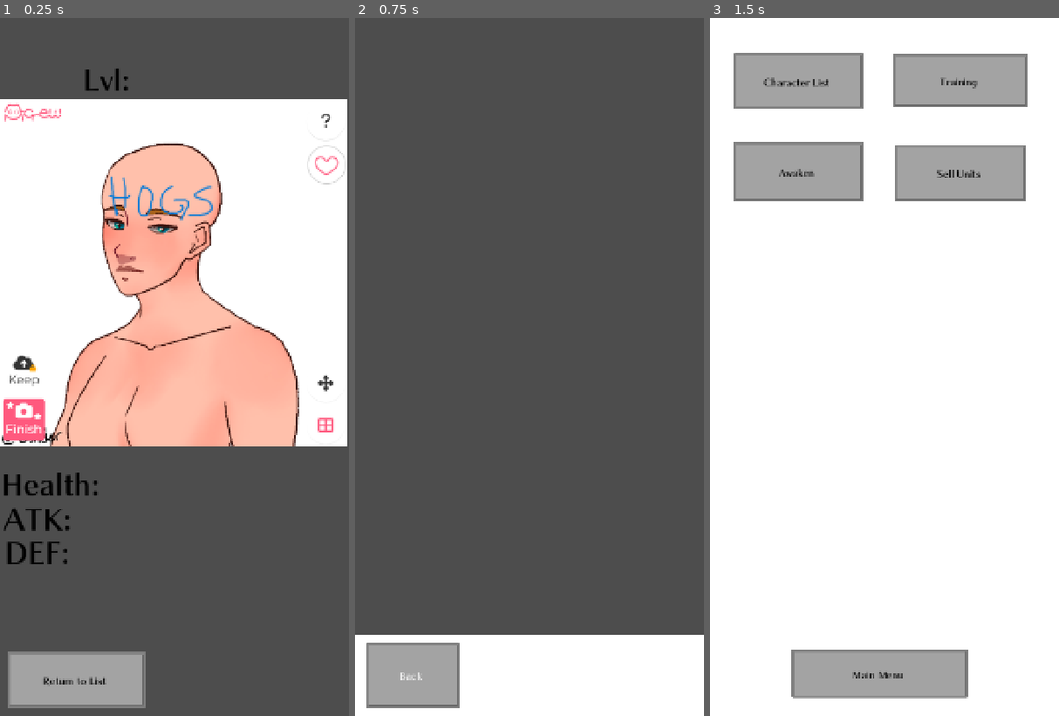
Above: before the commit, frames 1-3 (left to right).
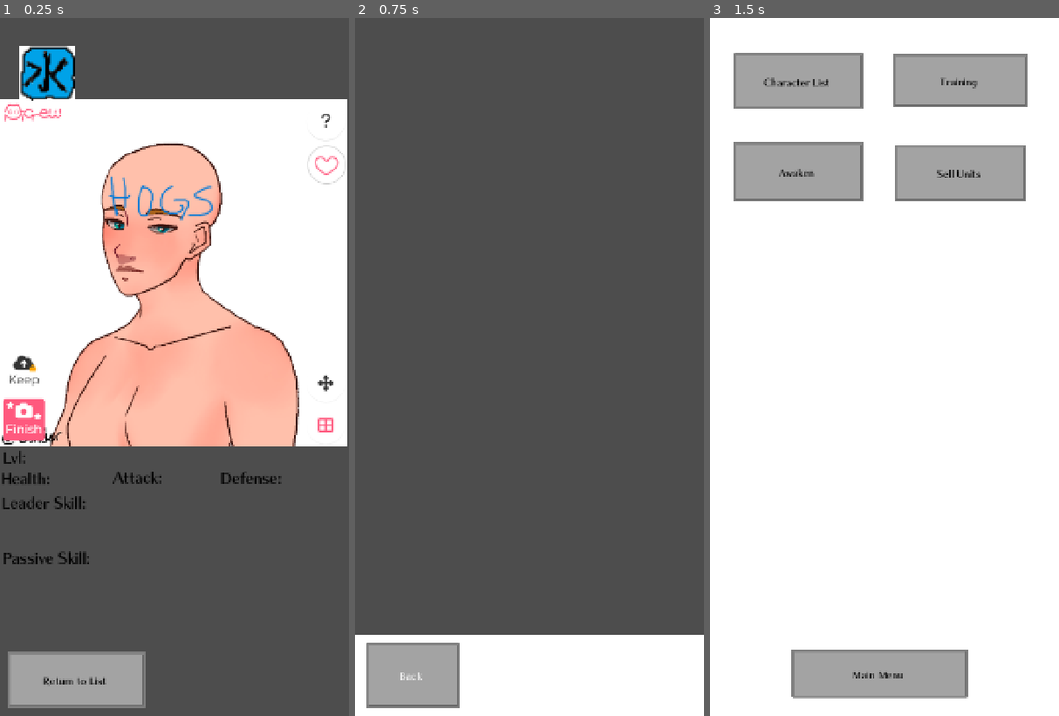
Above: after the commit, the same moments.

Repository: machina344/sixfold-gacha
Game: Godot game, scene res://scenes/characterInformation.tscn
The game is run twice, just before and just after one commit, with the same random seed, the same clock (stepped at 60 frames per second) and the same inputs. This scene is started directly instead of the project's main scene.
Inputs:
- Up to frame 1 (0.25 s): no input
- Up to frame 2 (0.75 s): click "Return to List" at 0.5 s
- Up to frame 3 (1.5 s): click "Back" at 1.25 s

The runs differ from the first frame. In frame 1, 2.6% of the frame differs, in the area x 0-81%, y 4-79%; in frame 2, nothing differs; in frame 3, nothing differs.
Error before the commit: Invalid access to property or key 'characterBox' on a base object of type 'Nil'. (res://scenes/character_information.gd:13)
Error after the commit: Invalid access to property or key 'characterBox' on a base object of type 'Nil'. (res://scenes/character_information.gd:18)

Commit message:
Character Information 2.0
Vastly improved the quality of the stats and added passive/leader skill sections into the character information sections of the character box. Added a new rarity. Added Hotdog Supreme, the only current Legendary Rare, for shits and giggles.

Diff:
--- a/resources/unitRegistry.gd
+++ b/resources/unitRegistry.gd
@@ -5,20 +5,21 @@
 
 # Unit Set 1
 
-var commonHogs = registerNew(Rarity.Rarity.COMMON, '30-50 Hogs', 1, 1, 0, 1, 1, 1, 8, 8, 8, 'Earth', 0, 0, 0, 0, 0, true, 9)
-var rareGuy = registerNew(Rarity.Rarity.RARE, 'Guy', 1, 1, 0, 1, 1, 1, 8, 8, 8, 'Wind', 0, 0, 0, 0, 0, true, 10)
-var rareBadGuy = registerNew(Rarity.Rarity.RARE, 'Bad Guy', 1, 1, 0, 1, 1, 1, 8, 8, 8, 'Fire', 0, 0, 0, 0, 0, true)
-var superRareUchihaAkira = registerNew(Rarity.Rarity.SUPER_RARE, 'Uchiha Akira', 1, 1, 0, 1, 1, 1, 8, 8, 8, 'Fire', 0, 0, 0, 0, 0, true)
-var superRareUchihaItami = registerNew(Rarity.Rarity.SUPER_RARE, 'Uchiha Itami', 1, 1, 0, 1, 1, 1, 8, 8, 8, 'Lightning', 0, 0, 0, 0, 0, true)
-var superRareSenjuTarashi = registerNew(Rarity.Rarity.SUPER_RARE, 'Senju Tarashi', 1, 1, 0, 1, 1, 1, 8, 8, 8, 'Earth', 0, 0, 0, 0, 0, true)
-var ultraRareUchihaSetsuna = registerNew(Rarity.Rarity.ULTRA_RARE, 'Uchiha Setsuna', 1, 1, 0, 1, 1, 1, 8, 8, 8, 'Fire', 0, 0, 0, 0, 0, true)
-var ultraRareHyugaHeika = registerNew(Rarity.Rarity.ULTRA_RARE, 'Hyuga Heika', 1, 1, 0, 1, 1, 1, 8, 8, 8, 'Earth', 0, 0, 0, 0, 0, true)
-var ultraRareHotdog = registerNew(Rarity.Rarity.ULTRA_RARE, 'Hotdog', 1, 1, 0, 1, 1, 1, 8, 8, 8, 'Water', 0, 0, 0, 0, 0, true)
+var commonHogs = registerNew(Rarity.Rarity.COMMON, '30-50 Hogs', 1, 1, 0, 1, 1, 1, 8, 8, 8, 'Earth', 'N/A', '+10% attack in combat', 0, 0, 0, 0, 0, true, 9)
+var rareGuy = registerNew(Rarity.Rarity.RARE, 'Guy', 1, 1, 0, 1, 1, 1, 8, 8, 8, 'Wind', 'N/A', '+10% attack in combat', 0, 0, 0, 0, 0, true, 10)
+var rareBadGuy = registerNew(Rarity.Rarity.RARE, 'Bad Guy', 1, 1, 0, 1, 1, 1, 8, 8, 8, 'Fire', 'N/A', '+10% attack in combat', 0, 0, 0, 0, 0, true)
+var superRareUchihaAkira = registerNew(Rarity.Rarity.SUPER_RARE, 'Uchiha Akira', 1, 1, 0, 1, 1, 1, 8, 8, 8, 'Fire', 'N/A', '+10% attack in combat', 0, 0, 0, 0, 0, true)
+var superRareUchihaItami = registerNew(Rarity.Rarity.SUPER_RARE, 'Uchiha Itami', 1, 1, 0, 1, 1, 1, 8, 8, 8, 'Lightning', 'N/A', '+10% attack in combat', 0, 0, 0, 0, 0, true)
+var superRareSenjuTarashi = registerNew(Rarity.Rarity.SUPER_RARE, 'Senju Tarashi', 1, 1, 0, 1, 1, 1, 8, 8, 8, 'Earth', 'N/A', '+10% attack in combat', 0, 0, 0, 0, 0, true)
+var ultraRareUchihaSetsuna = registerNew(Rarity.Rarity.ULTRA_RARE, 'Uchiha Setsuna', 1, 1, 0, 1, 1, 1, 8, 8, 8, 'Fire', 'N/A', '+10% attack in combat', 0, 0, 0, 0, 0, true)
+var ultraRareHyugaHeika = registerNew(Rarity.Rarity.ULTRA_RARE, 'Hyuga Heika', 1, 1, 0, 1, 1, 1, 8, 8, 8, 'Earth', 'N/A', '+10% attack in combat', 0, 0, 0, 0, 0, true)
+var ultraRareHotdog = registerNew(Rarity.Rarity.ULTRA_RARE, 'Hotdog', 1, 1, 0, 1, 1, 1, 8, 8, 8, 'Water', 'N/A', '+10% attack in combat', 0, 0, 0, 0, 0, true, 11)
 
 # Awakened Units for Set 1
 
-var rareHogs = registerNew(Rarity.Rarity.RARE, '30-50 Feral Hogs', 1, 1, 6, 2, 2, 2, 10, 10, 10, 'Earth', 0, 0, 0, 0, 0, false)
-var superRareGuy = registerNew(Rarity.Rarity.SUPER_RARE, 'Super Guy', 1, 1, 6, 2, 2, 2, 10, 10, 10, 'Wind', 0, 0, 0, 0, 0, false)
+var rareHogs = registerNew(Rarity.Rarity.RARE, '30-50 Feral Hogs', 1, 1, 6, 2, 2, 2, 10, 10, 10, 'Earth', 'N/A', '+10% attack in combat', 0, 0, 0, 0, 0, false)
+var superRareGuy = registerNew(Rarity.Rarity.SUPER_RARE, 'Super Guy', 1, 1, 6, 2, 2, 2, 10, 10, 10, 'Wind', 'N/A', '+10% attack in combat', 0, 0, 0, 0, 0, false)
+var legendaryRareHotdog = registerNew(Rarity.Rarity.LEGENDARY_RARE, 'Hotdog Supreme', 1, 1, 6, 150, 100, 100, 18, 11, 9, 'Water', '[Inspiration] - All Allies +100% Health, Attack, and Defense in combat', '[Imagine this!] - +50% Damage Reduction and 2 Guaranteed Additional Attacks', 50, 0, 0, 0, 200, false)
 
 var rng = RandomNumberGenerator.new()
 
@@ -27,9 +28,9 @@
 				Rarity.Rarity.SUPER_RARE: 19,
 				Rarity.Rarity.ULTRA_RARE: 1}
 
-func registerNew(character_Rarity, name, level, exp, stage, health, attack, defense, healthGrowth, attackGrowth, defenseGrowth, element, DMReduct, Dodge, DMBoost, Crit, AddChance, isSummonable, awakensInto = null):
+func registerNew(character_Rarity, name, level, exp, stage, health, attack, defense, healthGrowth, attackGrowth, defenseGrowth, element, leaderSkill, passiveSkill, DMReduct, Dodge, DMBoost, Crit, AddChance, isSummonable, awakensInto = null):
 	count+=1
-	return register(unitTemplate.new(count, character_Rarity, name, level, exp, stage, health, attack, defense, healthGrowth, attackGrowth, defenseGrowth, element, DMReduct, Dodge, DMBoost, Crit, AddChance, isSummonable, awakensInto))
+	return register(unitTemplate.new(count, character_Rarity, name, level, exp, stage, health, attack, defense, healthGrowth, attackGrowth, defenseGrowth, element, leaderSkill, passiveSkill, DMReduct, Dodge, DMBoost, Crit, AddChance, isSummonable, awakensInto))
 
 func register(template : unitTemplate):
 	unitDict[template.characterID] = template
--- a/resources/unitTemplate.gd
+++ b/resources/unitTemplate.gd
@@ -20,6 +20,9 @@
 
 @export var element = ''
 
+@export var leaderSkill = ''
+@export var passiveSkill = ''
+
 @export var DMReduct = 0
 @export var Dodge = 0
 @export var DMBoost = 0
@@ -30,24 +33,35 @@
 
 @export var awakensInto = null
 
-func _init(character_ID, character_Rarity, name, level, exp, stage, health, attack, defense, healthGrowth, attackGrowth, defenseGrowth, element, DMReduct, Dodge, DMBoost, Crit, AddChance, isSummonable, awakensInto):
+func _init(character_ID, character_Rarity, name, level, exp, stage, health, attack, defense, healthGrowth, attackGrowth, defenseGrowth, element, leaderSkill, passiveSkill, DMReduct, Dodge, DMBoost, Crit, AddChance, isSummonable, awakensInto):
 	self.characterID = character_ID
 	self.characterRarity = character_Rarity
+
 	self.name = name
+
 	self.level = level
 	self.exp = exp
 	self.stage = stage
+
 	self.health = health
 	self.attack = attack
 	self.defense = defense
+
 	self.healthGrowth = healthGrowth
 	self.attackGrowth = attackGrowth
 	self.defenseGrowth = defenseGrowth
+
 	self.element = element
+
+	self.leaderSkill = leaderSkill
+	self.passiveSkill = passiveSkill
+
 	self.DMReduct = DMReduct
 	self.Dodge = Dodge
 	self.DMBoost = DMBoost
 	self.Crit = Crit
 	self.AddChance = AddChance
+
 	self.isSummonable = isSummonable
+
 	self.awakensInto = awakensInto
--- a/scenes/TrainingScene.tscn
+++ b/scenes/TrainingScene.tscn
@@ -13,6 +13,7 @@
 [ext_resource type="Texture2D" uid="uid://crn250p63axhw" path="res://assets/character_images/Hotdog.png" id="11_kwugi"]
 [ext_resource type="Texture2D" uid="uid://cvw1cly24ax64" path="res://assets/character_images/FeralerHogs.png" id="12_ho602"]
 [ext_resource type="Texture2D" uid="uid://btwgi4drenq7r" path="res://assets/character_images/SuperGuy.png" id="13_vt8hm"]
+[ext_resource type="Texture2D" uid="uid://dipwdbqr2ido8" path="res://assets/character_images/HotdogSupreme.png" id="14_srcyl"]
 
 [sub_resource type="SpriteFrames" id="SpriteFrames_aj3b0"]
 animations = [{
@@ -49,6 +50,9 @@
 }, {
 "duration": 1.0,
 "texture": ExtResource("13_vt8hm")
+}, {
+"duration": 1.0,
+"texture": ExtResource("14_srcyl")
 }],
 "loop": true,
 "name": &"Units",
--- a/scenes/awakeningScene.tscn
+++ b/scenes/awakeningScene.tscn
@@ -13,6 +13,7 @@
 [ext_resource type="Texture2D" uid="uid://cvw1cly24ax64" path="res://assets/character_images/FeralerHogs.png" id="11_l0pse"]
 [ext_resource type="Theme" uid="uid://c1vds42xiuak4" path="res://assets/interactables/buttons.tres" id="11_u5s75"]
 [ext_resource type="Texture2D" uid="uid://btwgi4drenq7r" path="res://assets/character_images/SuperGuy.png" id="12_nddgk"]
+[ext_resource type="Texture2D" uid="uid://dipwdbqr2ido8" path="res://assets/character_images/HotdogSupreme.png" id="13_ns020"]
 
 [sub_resource type="SpriteFrames" id="SpriteFrames_hmpu6"]
 animations = [{
@@ -49,13 +50,16 @@
 }, {
 "duration": 1.0,
 "texture": ExtResource("12_nddgk")
+}, {
+"duration": 1.0,
+"texture": ExtResource("13_ns020")
 }],
 "loop": true,
 "name": &"Units",
 "speed": 5.0
 }]
 
-[node name="AwakeningScene" type="Control"]
+[node name="AwakeningScene" type="Control" unique_id=1181697060]
 layout_mode = 3
 anchors_preset = 15
 anchor_right = 1.0
@@ -64,7 +68,7 @@
 grow_vertical = 2
 script = ExtResource("1_i7evm")
 
-[node name="InnerBorder" type="ColorRect" parent="."]
+[node name="InnerBorder" type="ColorRect" parent="." unique_id=1089531385]
 custom_minimum_size = Vector2(150, 150)
 layout_mode = 1
 anchors_preset = -1
@@ -77,13 +81,13 @@
 grow_horizontal = 2
 grow_vertical = 2
 
-[node name="UnitIcon" type="AnimatedSprite2D" parent="InnerBorder"]
+[node name="UnitIcon" type="AnimatedSprite2D" parent="InnerBorder" unique_id=1896332649]
 position = Vector2(193, 179)
 sprite_frames = SubResource("SpriteFrames_hmpu6")
 animation = &"Units"
 speed_scale = 0.0
 
-[node name="levelLabel" type="Label" parent="InnerBorder"]
+[node name="levelLabel" type="Label" parent="InnerBorder" unique_id=805764108]
 layout_mode = 0
 offset_left = 33.0
 offset_top = -83.0
@@ -93,7 +97,7 @@
 theme_override_font_sizes/font_size = 60
 text = "Lvl: "
 
-[node name="awakeningLabel" type="Label" parent="InnerBorder"]
+[node name="awakeningLabel" type="Label" parent="InnerBorder" unique_id=427199270]
 layout_mode = 0
 offset_left = 13.0
 offset_top = 384.0
@@ -103,7 +107,7 @@
 theme_override_font_sizes/font_size = 40
 text = "Awakening: "
 
-[node name="awakeningButton" type="Button" parent="."]
+[node name="awakeningButton" type="Button" parent="." unique_id=1687269633]
 layout_mode = 0
 offset_left = 150.0
 offset_top = 771.0
@@ -112,7 +116,7 @@
 theme = ExtResource("11_u5s75")
 text = "Awaken Character"
 
-[node name="backButton" type="Button" parent="."]
+[node name="backButton" type="Button" parent="." unique_id=1644121749]
 layout_mode = 0
 offset_left = 198.0
 offset_top = 1067.0
--- a/scenes/characterInformation.tscn
+++ b/scenes/characterInformation.tscn
@@ -13,6 +13,12 @@
 [ext_resource type="Texture2D" uid="uid://cvw1cly24ax64" path="res://assets/character_images/FeralerHogs.png" id="11_cf0ti"]
 [ext_resource type="Theme" uid="uid://c1vds42xiuak4" path="res://assets/interactables/buttons.tres" id="11_gr8jb"]
 [ext_resource type="Texture2D" uid="uid://btwgi4drenq7r" path="res://assets/character_images/SuperGuy.png" id="12_cvpbj"]
+[ext_resource type="Texture2D" uid="uid://dipwdbqr2ido8" path="res://assets/character_images/HotdogSupreme.png" id="13_7kt3w"]
+[ext_resource type="Texture2D" uid="uid://pptqc6trmjui" path="res://assets/element_images/earth.png" id="13_nm2hs"]
+[ext_resource type="Texture2D" uid="uid://c7x6lbpanmyho" path="res://assets/element_images/fire.png" id="14_7kt3w"]
+[ext_resource type="Texture2D" uid="uid://bhtryyf244vu1" path="res://assets/element_images/lightning.png" id="15_7h3vo"]
+[ext_resource type="Texture2D" uid="uid://bvpbywmx8wqu2" path="res://assets/element_images/water.png" id="16_j0gb4"]
+[ext_resource type="Texture2D" uid="uid://5mu5gt3fc0kt" path="res://assets/element_images/wind.png" id="17_xfb5d"]
 
 [sub_resource type="SpriteFrames" id="SpriteFrames_mqurh"]
 animations = [{
@@ -49,13 +55,59 @@
 }, {
 "duration": 1.0,
 "texture": ExtResource("12_cvpbj")
+}, {
+"duration": 1.0,
+"texture": ExtResource("13_7kt3w")
 }],
 "loop": true,
 "name": &"Units",
 "speed": 5.0
 }]
 
-[node name="CharacterInformation" type="Control"]
+[sub_resource type="SpriteFrames" id="SpriteFrames_m5kls"]
+animations = [{
+"frames": [{
+"duration": 1.0,
+"texture": ExtResource("13_nm2hs")
+}],
+"loop": true,
+"name": &"Earth",
+"speed": 5.0
+}, {
+"frames": [{
+"duration": 1.0,
+"texture": ExtResource("14_7kt3w")
+}],
+"loop": true,
+"name": &"Fire",
+"speed": 5.0
+}, {
+"frames": [{
+"duration": 1.0,
+"texture": ExtResource("15_7h3vo")
+}],
+"loop": true,
+"name": &"Lightning",
+"speed": 5.0
+}, {
+"frames": [{
+"duration": 1.0,
+"texture": ExtResource("16_j0gb4")
+}],
+"loop": true,
+"name": &"Water",
+"speed": 5.0
+}, {
+"frames": [{
+"duration": 1.0,
+"texture": ExtResource("17_xfb5d")
+}],
+"loop": true,
+"name": &"Wind",
+"speed": 5.0
+}]
+
+[node name="CharacterInformation" type="Control" unique_id=1782291749]
 layout_mode = 3
 anchors_preset = 15
 anchor_right = 1.0
@@ -64,7 +116,7 @@
 grow_vertical = 2
 script = ExtResource("1_oppip")
 
-[node name="InnerBorder" type="ColorRect" parent="."]
+[node name="InnerBorder" type="ColorRect" parent="." unique_id=2116979086]
 custom_minimum_size = Vector2(150, 150)
 layout_mode = 1
 anchors_preset = -1
@@ -77,54 +129,103 @@
 grow_horizontal = 2
 grow_vertical = 2
 
-[node name="UnitIcon" type="AnimatedSprite2D" parent="InnerBorder"]
+[node name="UnitIcon" type="AnimatedSprite2D" parent="InnerBorder" unique_id=609891669]
 position = Vector2(220, 347)
 scale = Vector2(1.8, 1.8)
 sprite_frames = SubResource("SpriteFrames_mqurh")
 animation = &"Units"
 speed_scale = 0.0
 
-[node name="levelLabel" type="Label" parent="InnerBorder"]
-layout_mode = 0
-offset_left = 33.0
-offset_top = -83.0
-offset_right = 371.0
-offset_bottom = 84.0
+[node name="levelLabel" type="Label" parent="InnerBorder" unique_id=1307573278]
+layout_mode = 0
+offset_left = -133.0
+offset_top = 711.0
+offset_right = 205.0
+offset_bottom = 772.0
+theme_override_colors/font_color = Color(0, 0, 0, 1)
+theme_override_font_sizes/font_size = 30
+text = "Lvl: "
+
+[node name="attackLabel" type="Label" parent="InnerBorder" unique_id=261020985]
+layout_mode = 0
+offset_left = 95.0
+offset_top = 753.0
+offset_right = 300.0
+offset_bottom = 792.0
+theme_override_colors/font_color = Color(0, 0, 0, 1)
+theme_override_font_sizes/font_size = 30
+text = "Attack: "
+
+[node name="defenseLabel" type="Label" parent="InnerBorder" unique_id=2101802151]
+layout_mode = 0
+offset_left = 316.0
+offset_top = 754.0
+offset_right = 582.0
+offset_bottom = 797.0
+theme_override_colors/font_color = Color(0, 0, 0, 1)
+theme_override_font_sizes/font_size = 30
+text = "Defense:"
+
+[node name="healthLabel" type="Label" parent="InnerBorder" unique_id=1655709112]
+layout_mode = 0
+offset_left = -136.0
+offset_top = 755.0
+offset_right = 100.0
+offset_bottom = 799.0
+theme_override_colors/font_color = Color(0, 0, 0, 1)
+theme_override_font_sizes/font_size = 30
+text = "Health:"
+
+[node name="leaderLabel" type="Label" parent="InnerBorder" unique_id=2078071353]
+layout_mode = 0
+offset_left = -135.0
+offset_top = 805.0
+offset_right = 578.0
+offset_bottom = 915.0
+theme_override_colors/font_color = Color(0, 0, 0, 1)
+theme_override_font_sizes/font_size = 30
+text = "Leader Skill: "
+autowrap_mode = 2
+
+[node name="passiveLabel" type="Label" parent="InnerBorder" unique_id=1533935862]
+layout_mode = 0
+offset_left = -133.0
+offset_top = 919.0
+offset_right = 579.0
+offset_bottom = 1085.0
+theme_override_colors/font_color = Color(0, 0, 0, 1)
+theme_override_font_sizes/font_size = 30
+text = "Passive Skill:"
+autowrap_mode = 2
+
+[node name="nameLabel" type="Label" parent="InnerBorder" unique_id=2122044545]
+layout_mode = 0
+offset_left = 20.0
+offset_top = -139.0
+offset_right = 410.0
 theme_override_colors/font_color = Color(0, 0, 0, 1)
 theme_override_font_sizes/font_size = 60
-text = "Lvl: "
-
-[node name="ATKLabel" type="Label" parent="InnerBorder"]
-layout_mode = 0
-offset_left = -130.0
-offset_top = 824.0
-offset_right = 206.0
-offset_bottom = 886.0
+horizontal_alignment = 1
+vertical_alignment = 1
+autowrap_mode = 2
+clip_text = true
+
+[node name="elementIcon" type="AnimatedSprite2D" parent="InnerBorder" unique_id=1710974559]
+position = Vector2(-41.000004, -66)
+scale = Vector2(3.5781248, 3.5781248)
+sprite_frames = SubResource("SpriteFrames_m5kls")
+animation = &"Water"
+
+[node name="rarityLabel" type="Label" parent="InnerBorder" unique_id=1050374957]
+layout_mode = 0
+offset_left = 416.0
+offset_top = -101.0
+offset_right = 550.0
+offset_bottom = -10.0
 theme_override_colors/font_color = Color(0, 0, 0, 1)
 theme_override_font_sizes/font_size = 60
-text = "ATK: "
-
-[node name="DEFLabel" type="Label" parent="InnerBorder"]
-layout_mode = 0
-offset_left = -128.0
-offset_top = 893.0
-offset_right = 494.0
-offset_bottom = 1039.0
-theme_override_colors/font_color = Color(0, 0, 0, 1)
-theme_override_font_sizes/font_size = 60
-text = "DEF:"
-
-[node name="HealthLabel" type="Label" parent="InnerBorder"]
-layout_mode = 0
-offset_left = -135.0
-offset_top = 752.0
-offset_right = 277.0
-offset_bottom = 842.0
-theme_override_colors/font_color = Color(0, 0, 0, 1)
-theme_override_font_sizes/font_size = 60
-text = "Health:"
-
-[node name="BackButton" type="Button" parent="."]
+
+[node name="BackButton" type="Button" parent="." unique_id=913249197]
 layout_mode = 0
 offset_left = 15.0
 offset_top = 1308.0
--- a/scenes/character_information.gd
+++ b/scenes/character_information.gd
@@ -2,9 +2,14 @@
 
 @onready var unit_icon: AnimatedSprite2D = $InnerBorder/UnitIcon
 @onready var level_label: Label = $InnerBorder/levelLabel
-@onready var atk_label: Label = $InnerBorder/ATKLabel
-@onready var def_label: Label = $InnerBorder/DEFLabel
-@onready var health_label: Label = $InnerBorder/HealthLabel
+@onready var atk_label: Label = $InnerBorder/attackLabel
+@onready var def_label: Label = $InnerBorder/defenseLabel
+@onready var health_label: Label = $InnerBorder/healthLabel
+@onready var leader_label: Label = $InnerBorder/leaderLabel
+@onready var passive_label: Label = $InnerBorder/passiveLabel
+@onready var name_label: Label = $InnerBorder/nameLabel
+@onready var element_icon: AnimatedSprite2D = $InnerBorder/elementIcon
+@onready var rarity_label: Label = $InnerBorder/rarityLabel
 
 var currentUnit
 
@@ -15,7 +20,21 @@
 	atk_label.text = "Attack: " + str(PlayerDataContainer.playerData.characterBox[currentUnit]._get_attack())
 	def_label.text = "Defense: " + str(PlayerDataContainer.playerData.characterBox[currentUnit]._get_defense())
 	health_label.text = "Health: " + str(PlayerDataContainer.playerData.characterBox[currentUnit]._get_health())
-
+	leader_label.text = "Leader Skill: \n" + str(PlayerDataContainer.playerData.characterBox[currentUnit].charTemplate.leaderSkill)
+	passive_label.text = "Passive Skill: \n" + str(PlayerDataContainer.playerData.characterBox[currentUnit].charTemplate.passiveSkill)
+	name_label.text = str(PlayerDataContainer.playerData.characterBox[currentUnit].charTemplate.name)
+	element_icon.set_animation(str(PlayerDataContainer.playerData.characterBox[currentUnit].charTemplate.element))
+	element_icon.set_frame(0)
+	if PlayerDataContainer.playerData.characterBox[currentUnit].charTemplate.characterRarity == 0:
+		rarity_label.text = "[C]"
+	elif PlayerDataContainer.playerData.characterBox[currentUnit].charTemplate.characterRarity == 1:
+		rarity_label.text = "[R]"
+	elif PlayerDataContainer.playerData.characterBox[currentUnit].charTemplate.characterRarity == 2:
+		rarity_label.text = "[SR]"
+	elif PlayerDataContainer.playerData.characterBox[currentUnit].charTemplate.characterRarity == 3:
+		rarity_label.text = "[UR]"
+	elif PlayerDataContainer.playerData.characterBox[currentUnit].charTemplate.characterRarity == 4:
+		rarity_label.text = "[LR]"
 # Called every frame. 'delta' is the elapsed time since the previous frame.
 func _process(delta: float) -> void:
 	pass
--- a/scenes/inventory_slot.tscn
+++ b/scenes/inventory_slot.tscn
@@ -14,8 +14,10 @@
 [ext_resource type="Texture2D" uid="uid://x0ukntab74md" path="res://assets/overlays/COverlay.png" id="11_rviv3"]
 [ext_resource type="Texture2D" uid="uid://btwgi4drenq7r" path="res://assets/character_images/SuperGuy.png" id="12_kaubh"]
 [ext_resource type="Texture2D" uid="uid://c7la8pcnk1mia" path="res://assets/overlays/ROverlay.png" id="12_py3a5"]
+[ext_resource type="Texture2D" uid="uid://dipwdbqr2ido8" path="res://assets/character_images/HotdogSupreme.png" id="13_ndqlk"]
 [ext_resource type="Texture2D" uid="uid://csw1d5dpb21pi" path="res://assets/overlays/SROverlay.png" id="13_pxexu"]
 [ext_resource type="Texture2D" uid="uid://bgh26kdjmuwug" path="res://assets/overlays/UROverlay.png" id="14_38ak3"]
+[ext_resource type="Texture2D" uid="uid://b5d78o605d5l" path="res://assets/overlays/LROverlay.png" id="17_vfrdh"]
 
 [sub_resource type="SpriteFrames" id="SpriteFrames_ofqtv"]
 animations = [{
@@ -52,6 +54,9 @@
 }, {
 "duration": 1.0,
 "texture": ExtResource("12_kaubh")
+}, {
+"duration": 1.0,
+"texture": ExtResource("13_ndqlk")
 }],
 "loop": true,
 "name": &"Units",
@@ -72,13 +77,16 @@
 }, {
 "duration": 1.0,
 "texture": ExtResource("14_38ak3")
+}, {
+"duration": 1.0,
+"texture": ExtResource("17_vfrdh")
 }],
 "loop": true,
 "name": &"Borders",
 "speed": 5.0
 }]
 
-[node name="Inventory_Slot" type="Control"]
+[node name="Inventory_Slot" type="Control" unique_id=1014070289]
 custom_minimum_size = Vector2(150, 150)
 layout_mode = 3
 anchor_right = 0.226
@@ -87,7 +95,7 @@
 grow_vertical = 2
 script = ExtResource("1_b3sf3")
 
-[node name="InnerBorder" type="ColorRect" parent="."]
+[node name="InnerBorder" type="ColorRect" parent="." unique_id=56811889]
 custom_minimum_size = Vector2(150, 150)
 layout_mode = 1
 anchors_preset = -1
@@ -99,21 +107,21 @@
 grow_horizontal = 2
 grow_vertical = 2
 
-[node name="UnitIcon" type="AnimatedSprite2D" parent="InnerBorder"]
+[node name="UnitIcon" type="AnimatedSprite2D" parent="InnerBorder" unique_id=753043435]
 position = Vector2(76.5125, 76.2625)
 scale = Vector2(0.372733, 0.376511)
 sprite_frames = SubResource("SpriteFrames_ofqtv")
 animation = &"Units"
 speed_scale = 0.0
 
-[node name="UnitBorder" type="AnimatedSprite2D" parent="InnerBorder"]
+[node name="UnitBorder" type="AnimatedSprite2D" parent="InnerBorder" unique_id=1755193484]
 position = Vector2(75.5, 106.5)
 scale = Vector2(0.340694, 0.334444)
 sprite_frames = SubResource("SpriteFrames_js4ww")
 animation = &"Borders"
 speed_scale = 0.0
 
-[node name="UsagePanel" type="ColorRect" parent="."]
+[node name="UsagePanel" type="ColorRect" parent="." unique_id=1436030583]
 visible = false
 custom_minimum_size = Vector2(150, 150)
 layout_mode = 0
@@ -123,7 +131,7 @@
 offset_bottom = 151.0
 color = Color(1, 1, 1, 0)
 
-[node name="TrainingButton" type="Button" parent="UsagePanel"]
+[node name="TrainingButton" type="Button" parent="UsagePanel" unique_id=289543752]
 custom_minimum_size = Vector2(110, 40)
 layout_mode = 1
 anchors_preset = 5
@@ -135,7 +143,7 @@
 grow_horizontal = 2
 text = "Training"
 
-[node name="AwakeningButton" type="Button" parent="UsagePanel"]
+[node name="AwakeningButton" type="Button" parent="UsagePanel" unique_id=374787411]
 custom_minimum_size = Vector2(110, 40)
 layout_mode = 1
 anchors_preset = 8
@@ -151,7 +159,7 @@
 grow_vertical = 2
 text = "Awakening"
 
-[node name="SellButton" type="Button" parent="UsagePanel"]
+[node name="SellButton" type="Button" parent="UsagePanel" unique_id=972417821]
 custom_minimum_size = Vector2(110, 40)
 layout_mode = 1
 anchors_preset = 7
@@ -166,7 +174,7 @@
 grow_vertical = 0
 text = "Sell"
 
-[node name="ColorRect" type="ColorRect" parent="."]
+[node name="ColorRect" type="ColorRect" parent="." unique_id=388965773]
 custom_minimum_size = Vector2(150, 150)
 layout_mode = 0
 offset_right = 150.0
@@ -174,7 +182,7 @@
 mouse_filter = 1
 color = Color(1, 1, 1, 0)
 
-[node name="levelLabel" type="Label" parent="."]
+[node name="levelLabel" type="Label" parent="." unique_id=1077619536]
 layout_mode = 0
 offset_left = 101.0
 offset_top = 96.0
Binary file added: assets/character_images/HotdogSupreme.png
Not shown, added: assets/character_images/HotdogSupreme.png.import
Binary file added: assets/element_images/earth.png
Not shown, added: assets/element_images/earth.png.import
Binary file added: assets/element_images/fire.png
Not shown, added: assets/element_images/fire.png.import
Binary file added: assets/element_images/lightning.png
Not shown, added: assets/element_images/lightning.png.import
Binary file added: assets/element_images/water.png
Not shown, added: assets/element_images/water.png.import
Binary file added: assets/element_images/wind.png
Not shown, added: assets/element_images/wind.png.import
(and 5 more such lines)
